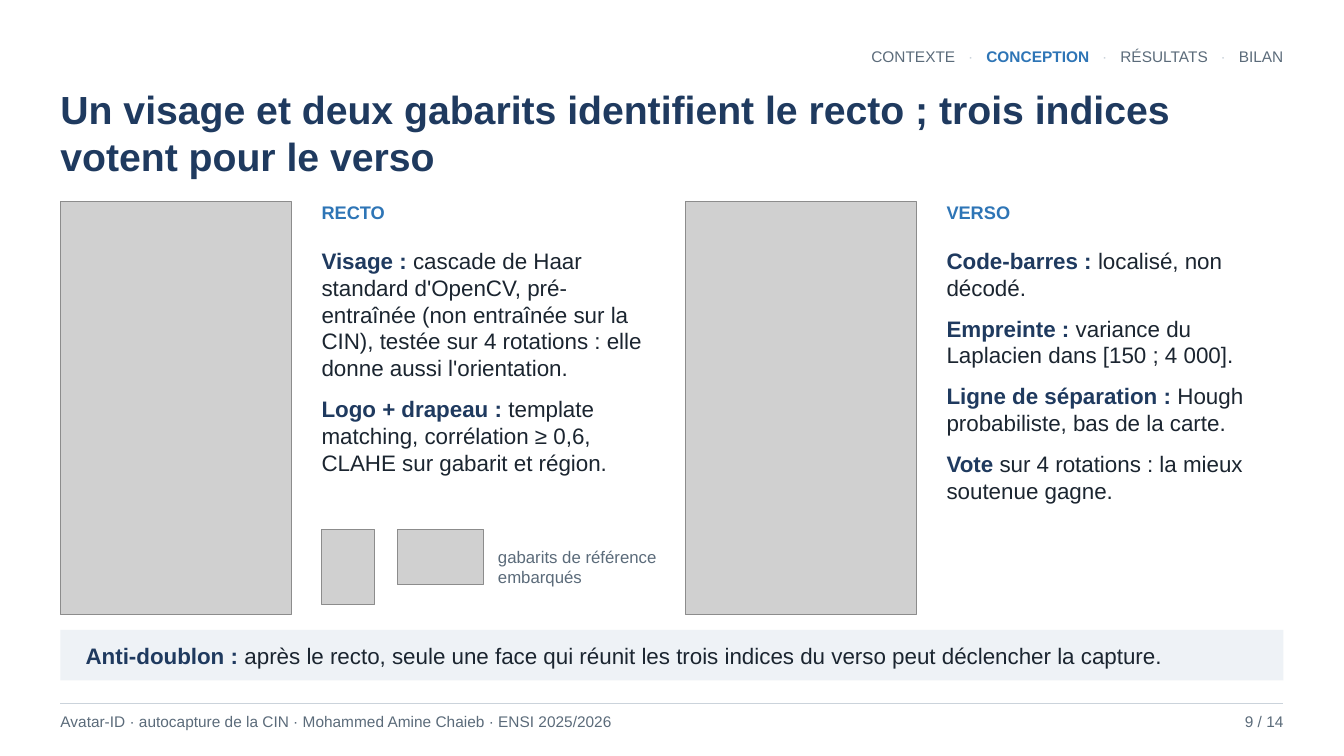
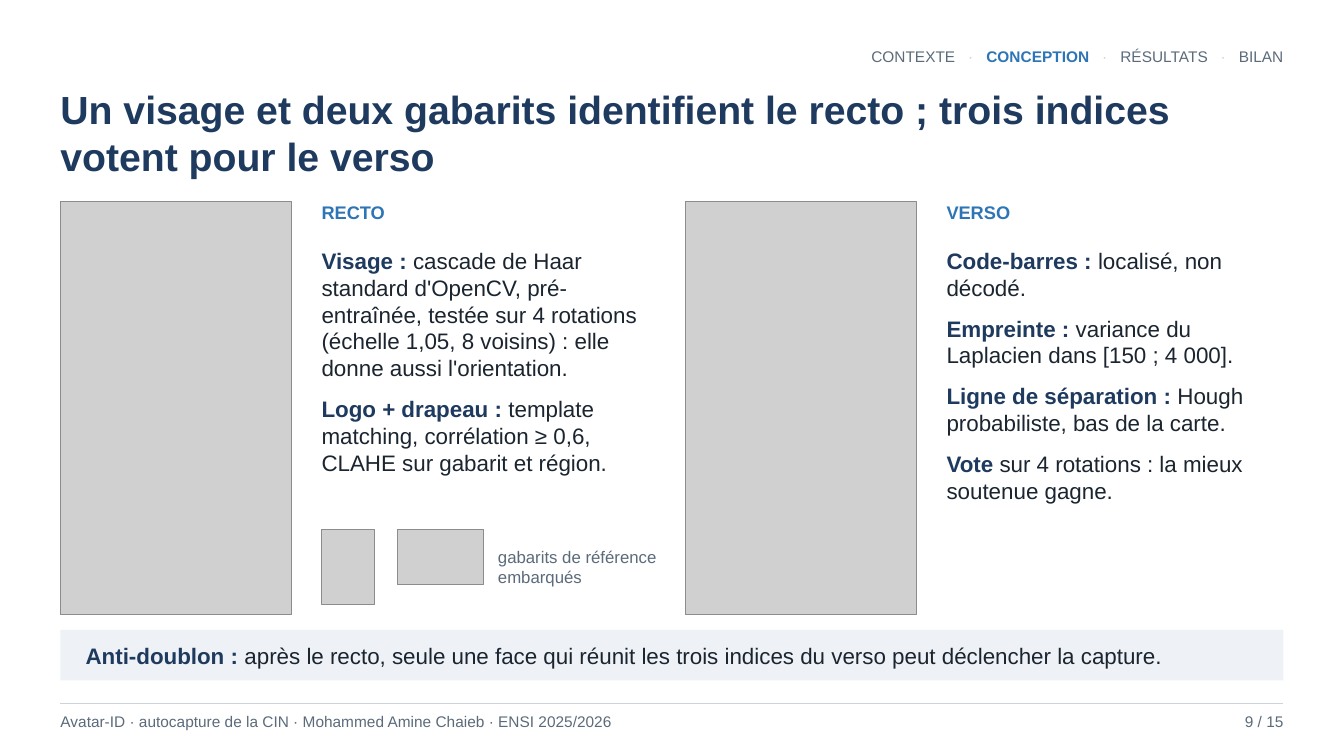
Before and after one commit to mohammedaminechaieb/detection_cin, a slide deck: slide 9 of Soutenance_Stage_ENSI_Final.pptx. Drawn at 1344x756 pixels with LibreOffice and Linux fonts; fonts in the diff are those of the drawing; grey boxes stand for pictures. Boxes give left, top, right and bottom in pixels: in the first picture for what was removed or moved away, otherwise in the second. Text is boxed around its words. In the diff, an @@ line names an element or a change of style, - is before the commit and + after.

```diff
--- a/Soutenance_Stage_ENSI_Final.pptx
+++ b/Soutenance_Stage_ENSI_Final.pptx
@@ text at (322, 252, 637, 377): text changed @@
-Visage : cascade de Haar standard d'OpenCV, pré-entraînée (non entraînée sur la CIN), testée sur 4 rotations : elle donne aussi l'orientation.
+Visage : cascade de Haar standard d'OpenCV, pré-entraînée, testée sur 4 rotations (échelle 1,05, 8 voisins) : elle donne aussi l'orientation.
@@ text at (1245, 716, 1283, 727): text changed @@
-9 / 14
+9 / 15
```
Also in this commit, not shown: 13 other slides changed, 4 slides added, 3 slides removed, 3 other files.
